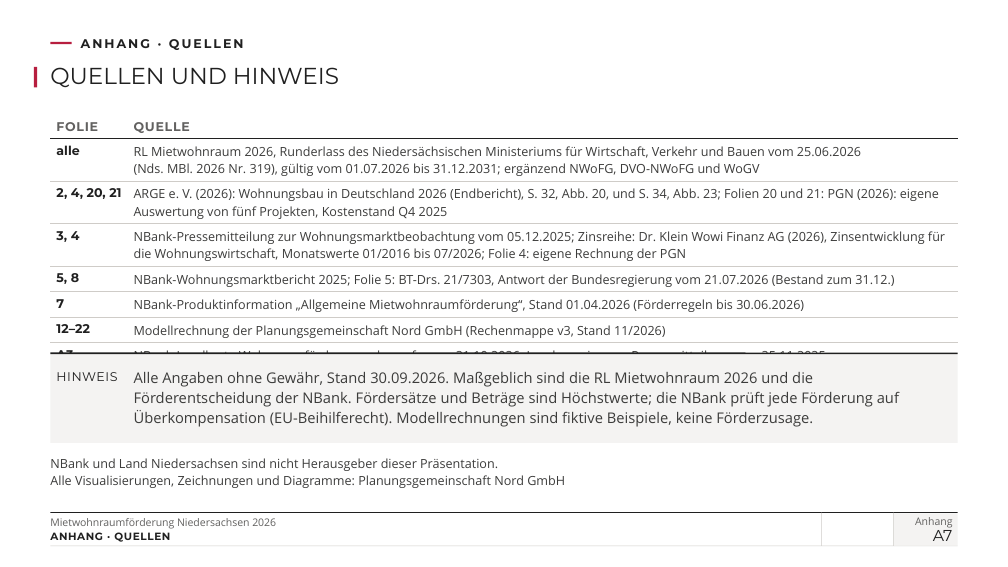
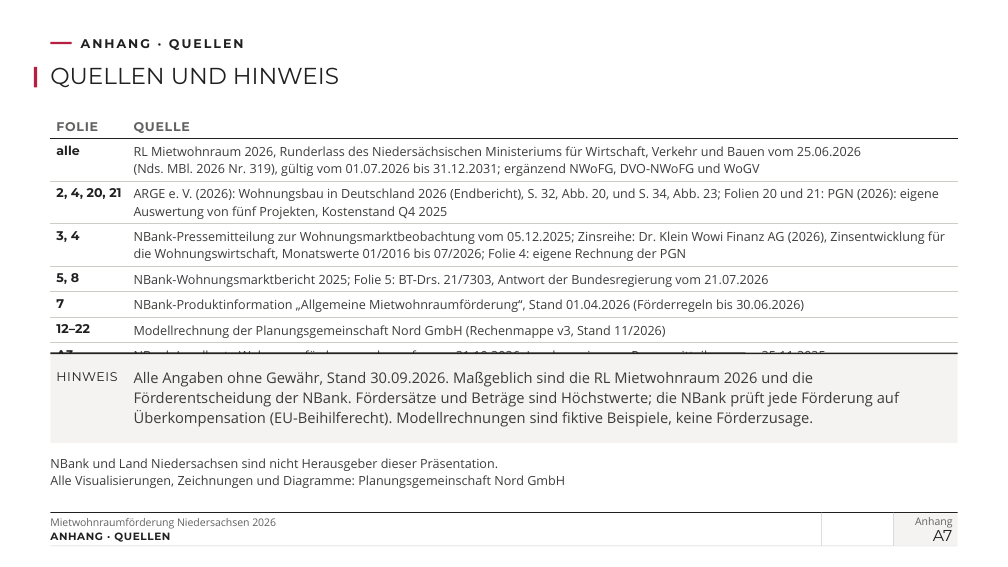
Before and after one commit to vgedaschko/NBank, a slide deck: slide 33 of praesentation/dist/PGN-Mietwohnraumfoerderung-Niedersachsen-2026-Vortrag.pptx. Drawn at 1008x567 pixels with LibreOffice and Linux fonts; fonts in the diff are those of the drawing; background and template pictures are left out. Boxes give left, top, right and bottom in pixels: in the first picture for what was removed or moved away, otherwise in the second. Text is boxed around its words. In the diff, an @@ line names an element or a change of style, - is before the commit and + after.

```diff
--- a/praesentation/dist/PGN-Mietwohnraumfoerderung-Niedersachsen-2026-Vortrag.pptx
+++ b/praesentation/dist/PGN-Mietwohnraumfoerderung-Niedersachsen-2026-Vortrag.pptx
@@ table at bbox=[51, 113, 958, 358] @@
-row 5, column 2: NBank-Wohnungsmarktbericht 2025; Folie 5: BT-Drs. 21/7303, Antwort der Bundesregierung vom 21.07.2026 (Bestand zum 31.12.)
+row 5, column 2: NBank-Wohnungsmarktbericht 2025; Folie 5: BT-Drs. 21/7303, Antwort der Bundesregierung vom 21.07.2026
```
Also in this commit, not shown: 19 other slides changed, 20 other files.
